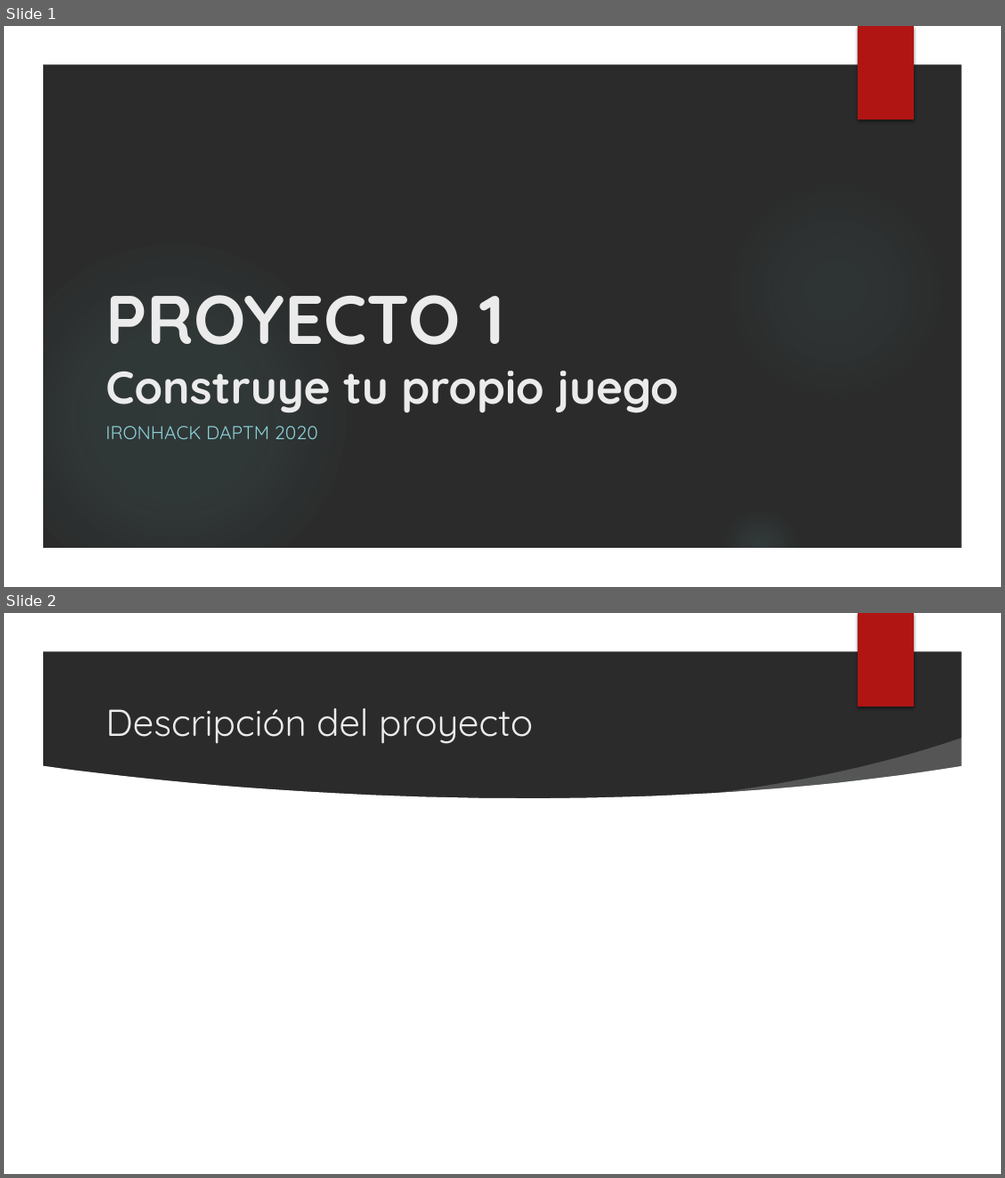
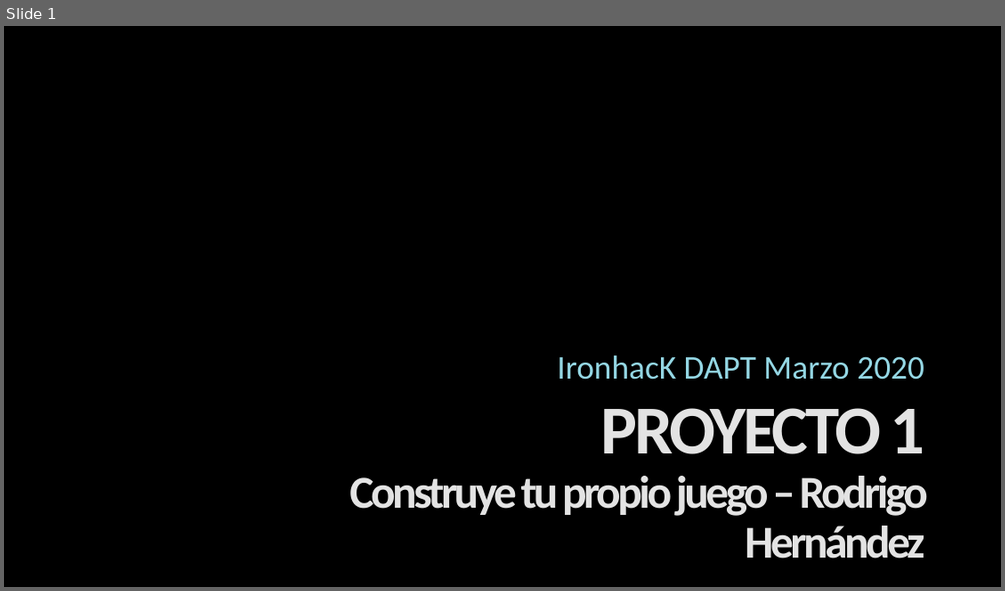
Before and after one commit to ta-data-mexpt/project-build-your-own-game, a slide deck: your-project/Proyecto 1 - Juego.pptx. Shown one above the other, each under a label of ours: slides 1 and 2 before the commit, slide 1 after it. The pictures are 1005x1178 and 1005x591 pixels, drawn with LibreOffice and Linux fonts; fonts in the diff are those of the drawing; background and template pictures are left out; a plain dark background stands for a picture behind light text. Boxes give left, top, right and bottom in pixels: in the first picture for what was removed or moved away, otherwise in the second. Text is boxed around its words. In the diff, an @@ line names an element or a change of style, - is before the commit and + after.

```diff
--- a/your-project/Proyecto 1 - Juego.pptx
+++ b/your-project/Proyecto 1 - Juego.pptx
@@ slide 2 removed at (4, 613, 1001, 1174), background picture (left out); not listed: 5 template elements that a slide beside it also shows @@
@@ title removed at (105, 708, 533, 744) @@
-Descripción del proyecto
@@ freeform shape removed at (697, 738, 970, 819) @@
@@ freeform shape removed at (41, 765, 963, 1136) @@
@@ slide 1 changed as well @@
@@ group removed at (4, 26, 1001, 587): 3 ellipses, 1 freeform shape @@
@@ rectangle removed at (858, 26, 914, 119) @@
@@ subtitle "IronhacK DAPT Marzo 2020" at (557, 355, 924, 379): vertical alignment top to bottom @@
@@ subtitle at (557, 355, 924, 379): text changed; size 18 to 32 pt; font Quicksand to Calibri; text colour #8AD0D6 to gradient #9FDBE7 to #94D7E4 to #BFE7EF to #FFFFFF @@
-IRONHACK DAPTM 2020
+IronhacK DAPT Marzo 2020
@@ title "PROYECTO 1 Construye tu propio ..." at (349, 408, 928, 558): vertical alignment bottom to top @@
@@ title at (349, 408, 928, 558): text changed; font Quicksand to Calibri; text colour #EBEBEB to gradient #969696 to #E3E3E3 to #FFFFFF @@
-PROYECTO 1
-Construye tu propio juego
+PROYECTO 1
+Construye tu propio juego – Rodrigo Hernández
```
Also in this commit, not shown: 1 other slide changed, 3 slides added, 1 other slide removed, 9 other files.
